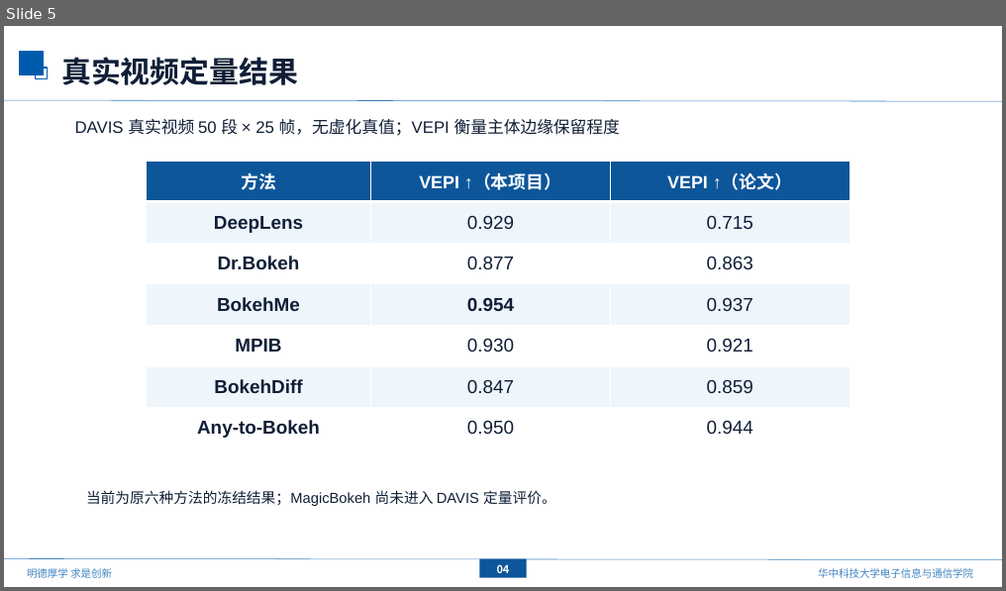
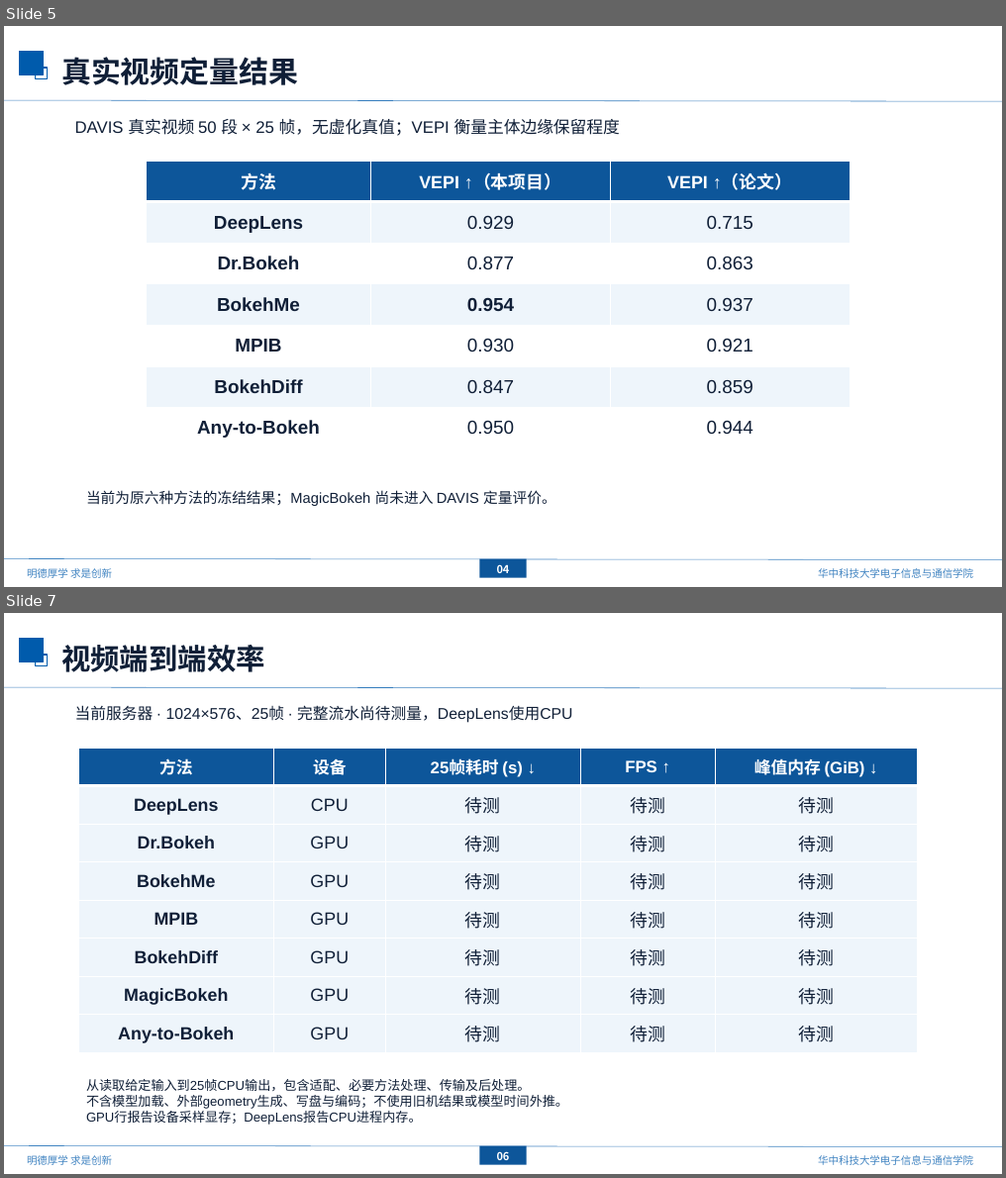
Before and after one commit to mengmcy1/OPPO-depth-guided-video-bokeh, a slide deck: 汇报/下次汇报草稿_基线更新与ATB分析/基线更新与ATB效率分析_草稿.pptx. Shown one above the other, each under a label of ours: slide 5 before the commit, slides 5 and 7 after it; the slides between them are not shown. The pictures are 1006x591 and 1006x1178 pixels, drawn with LibreOffice and Linux fonts; fonts in the diff are those of the drawing; background and template pictures are left out. Boxes give left, top, right and bottom in pixels: in the first picture for what was removed or moved away, otherwise in the second. Text is boxed around its words. In the diff, an @@ line names an element or a change of style, - is before the commit and + after.

```diff
--- a/汇报/下次汇报草稿_基线更新与ATB分析/基线更新与ATB效率分析_草稿.pptx
+++ b/汇报/下次汇报草稿_基线更新与ATB分析/基线更新与ATB效率分析_草稿.pptx
@@ slide 7 added at [4,613,1002,1174], background #FFFFFF; not listed: 7 template elements that a slide beside it also shows @@
@@ text added at [61,645,265,672], 28 pt, text #101F37, bold @@
+视频端到端效率
@@ text added at [75,705,572,723], 15 pt, text #101F37 @@
+当前服务器 · 1024×576、25帧 · 完整流水尚待测量，DeepLens使用CPU
@@ table added at [79,748,918,1054], 8 rows, 5 columns @@
+方法 | 设备 | 25帧耗时 (s) ↓ | FPS ↑ | 峰值内存 (GiB) ↓
+DeepLens | CPU | 待测 | 待测 | 待测
+Dr.Bokeh | GPU | 待测 | 待测 | 待测
+BokehMe | GPU | 待测 | 待测 | 待测
+MPIB | GPU | 待测 | 待测 | 待测
+BokehDiff | GPU | 待测 | 待测 | 待测
+MagicBokeh | GPU | 待测 | 待测 | 待测
+Any-to-Bokeh | GPU | 待测 | 待测 | 待测
@@ text added at [86,1079,568,1125], 12.5 pt, text #101F37 @@
+从读取给定输入到25帧CPU输出，包含适配、必要方法处理、传输及后处理。
+不含模型加载、外部geometry生成、写盘与编码；不使用旧机结果或模型时间外推。
+GPU行报告设备采样显存；DeepLens报告CPU进程内存。
@@ rectangle added at [479,1146,526,1164], fill #0D569A, 10.5 pt, text #FFFFFF, bold @@
+06
```
Also in this commit, not shown: 4 slides changed, 2 other files.
